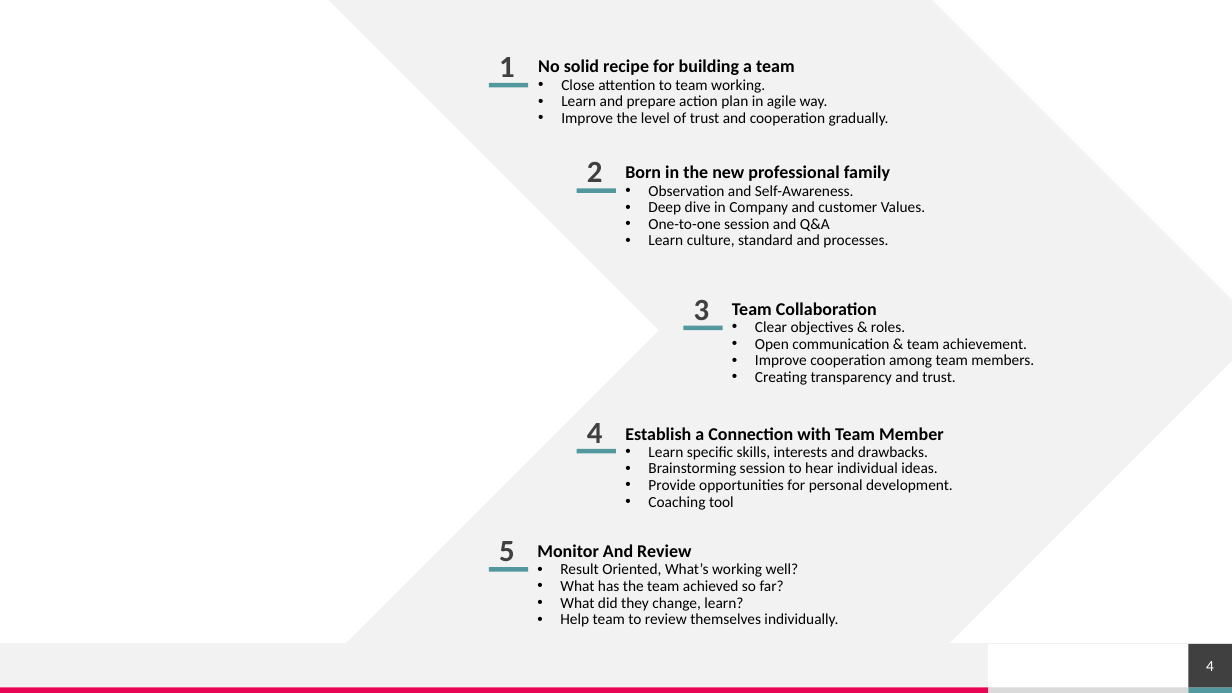
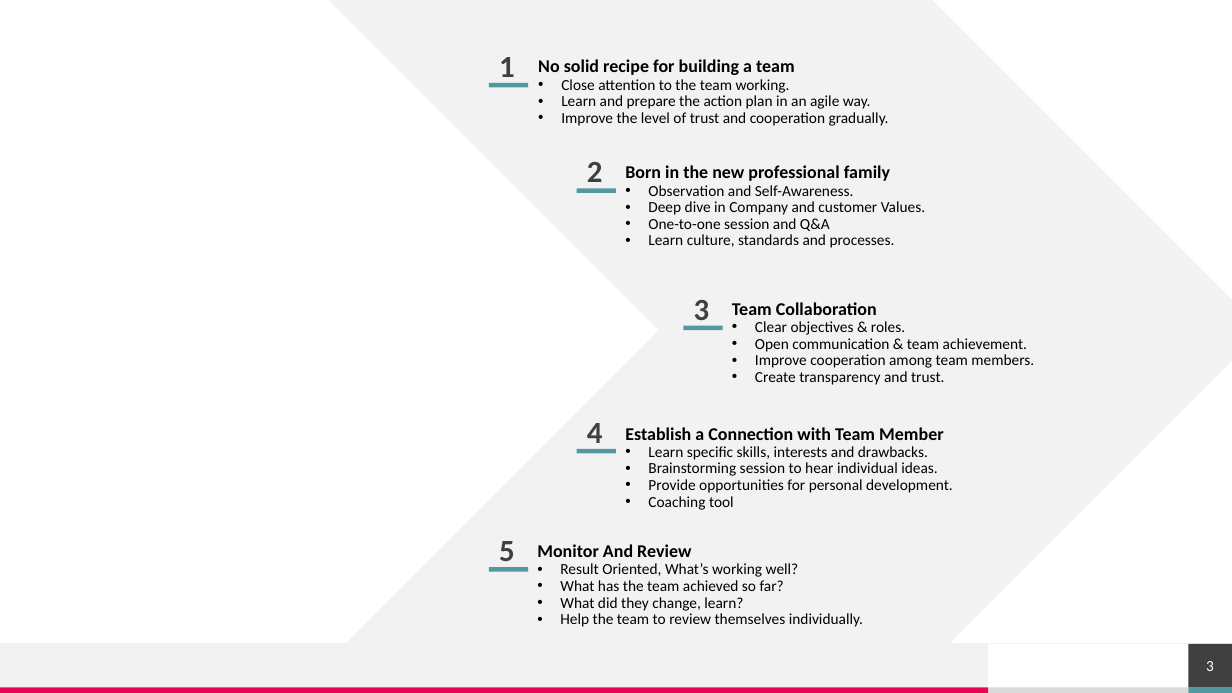
Before and after one commit to shadmehr/EmptyPython, a slide deck: slide 3 of Final - How to build a team.pptx (slide 4 before the commit). Drawn at 1232x693 pixels with LibreOffice and Linux fonts; fonts in the diff are those of the drawing; background and template pictures are left out. Boxes give left, top, right and bottom in pixels: in the first picture for what was removed or moved away, otherwise in the second. Text is boxed around its words. In the diff, an @@ line names an element or a change of style, - is before the commit and + after.

```diff
--- a/Final - How to build a team.pptx
+++ b/Final - How to build a team.pptx
@@ text at (561,79,871,109): text changed @@
-• Close attention to team working.
-• Learn and prepare action plan in agile way.
+• Close attention to the team working.
+• Learn and prepare the action plan in an agile way.
@@ text at (648,234,895,248): text changed @@
-• Learn culture, standard and processes.
+• Learn culture, standards and processes.
@@ text at (755,371,944,385): text changed @@
-• Creating transparency and trust.
+• Create transparency and trust.
@@ text at (560,613,863,627): text changed @@
-• Help team to review themselves individually.
+• Help the team to review themselves individually.
@@ page number at (1206,661,1214,671): text changed @@
-4
+3
```
Also in this commit, not shown: 3 other slides changed, 1 slide removed.
